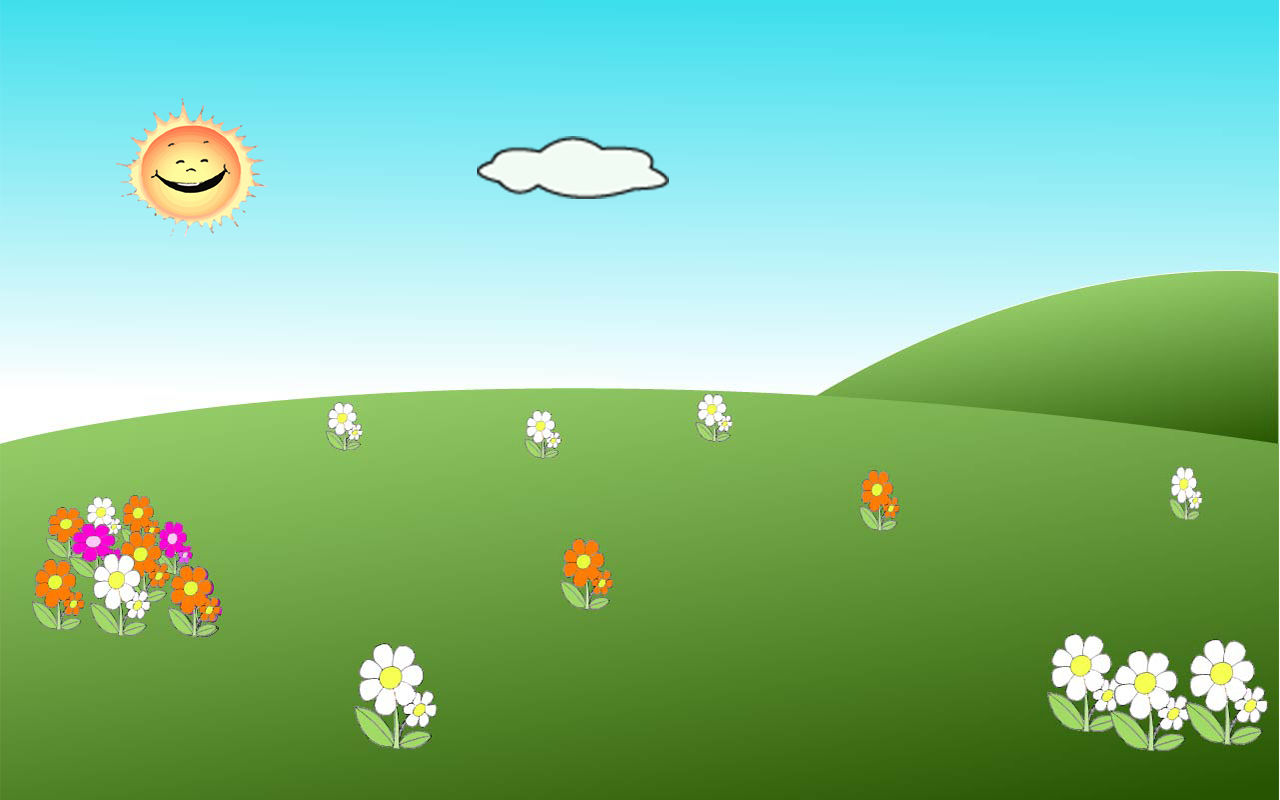
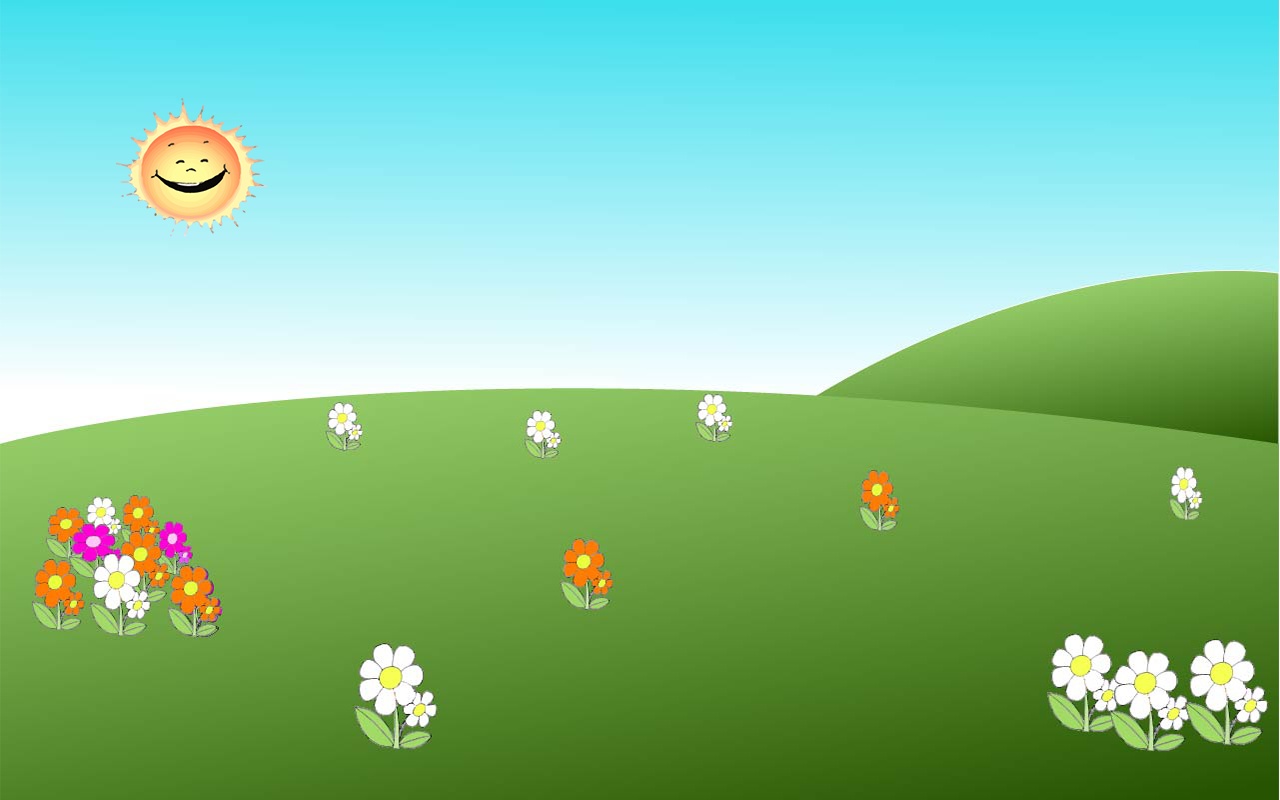
Revision of a layered 1280 x 800 image; what changed, layer by layer:
removed layer "cloud" over [477, 136, 669, 199]
